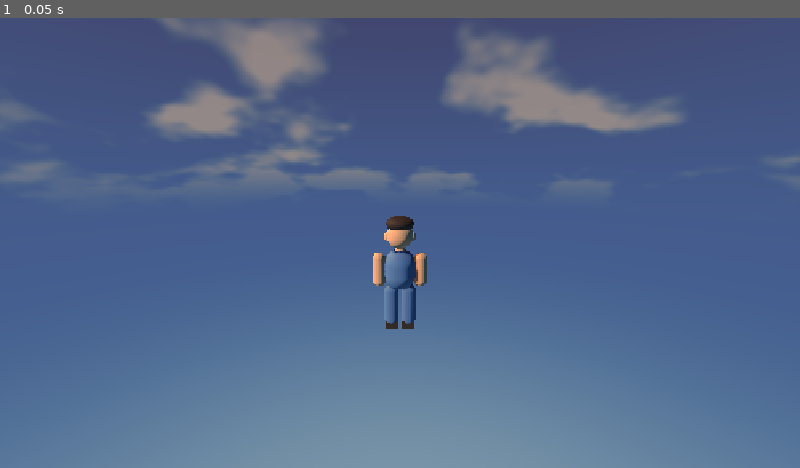
Above: before the commit, frame 1.
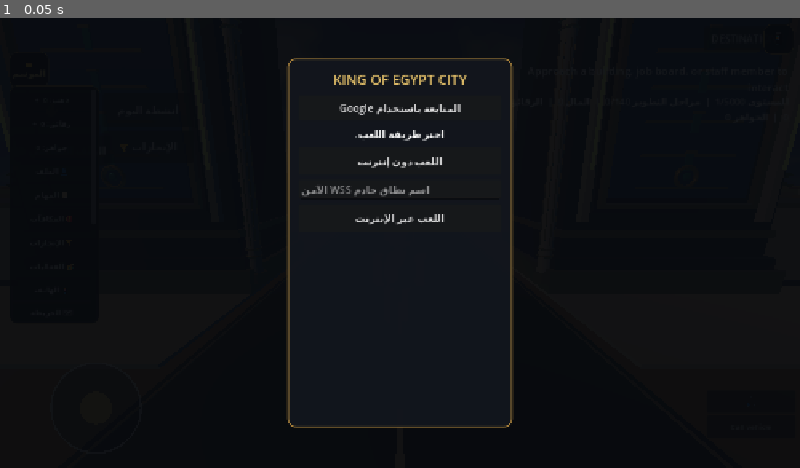
Above: after the commit, the same moment.

Repository: gamalalaraby1988-dotcom/King-Egypt-
Game: Godot game, scene res://scenes/main.tscn
Two runs of this game, one before a commit and one after it. Both use one fixed random seed, a clock stepped at 60 frames per second and the inputs below.
Inputs:
- Up to frame 1 (0.05 s): no input

The runs differ from the first frame. In frame 1, 100% of the frame differs, in the area x 0-100%, y 0-100%.
Error before the commit: Parse Error: Expected ":" after "for" condition. (res://scripts/main.gd:1561)

Commit message:
Fix expanded city crosswalk loop syntax

Diff:
--- a/scripts/main.gd
+++ b/scripts/main.gd
@@ -1558,7 +1558,7 @@
 		for mark_index in range(10):
 			var mark_z := -27.0 + float(mark_index) * 16.5
 			_create_box(self, "LaneDash_V_%d_%d" % [int(road_x), mark_index], Vector3(0.12, 0.025, 2.4), Vector3(road_x, 0.065, mark_z), Color(0.91, 0.85, 0.68))
-	for road_x in [-30.0, 30.0]
+	for road_x in [-30.0, 30.0]:
 		for road_z in [-202.5, -157.5, -67.5, -22.5, 22.5, 67.5, 112.5]:
 			for stripe in range(5):
 				var stripe_z: float = road_z - 2.1 + float(stripe) * 1.05
